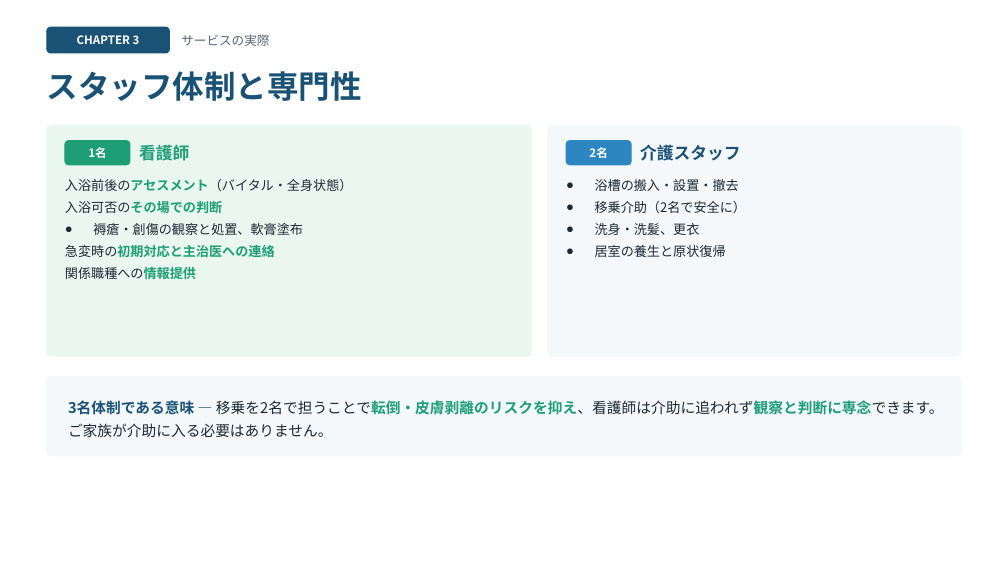
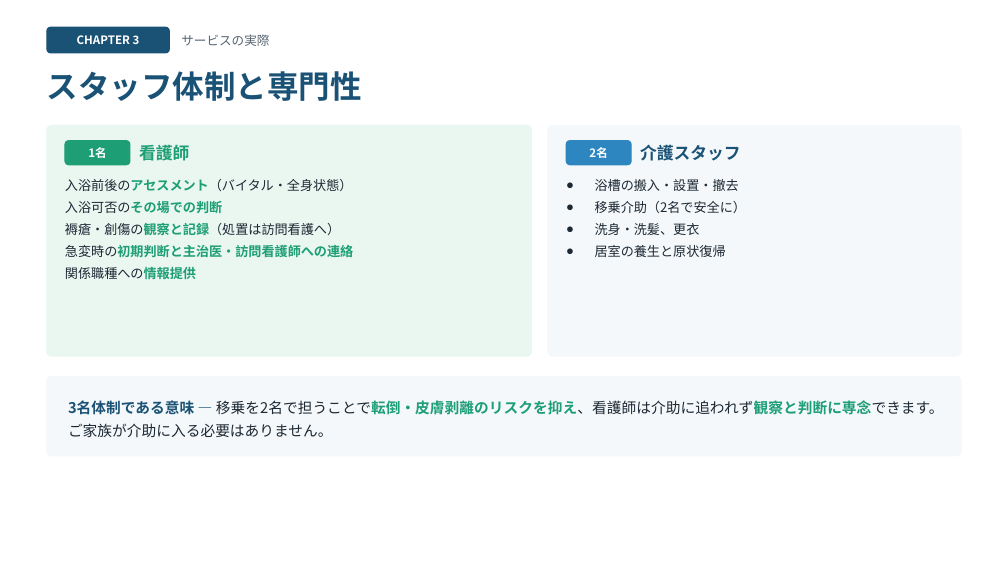
Before and after one commit to 1w0wakmsw0w-ctrl/houmonnyuyoku, a slide deck: slide 7 of houmon-nyuyoku-slides.pptx. Drawn at 1008x567 pixels with LibreOffice and Linux fonts; fonts in the diff are those of the drawing. Boxes give left, top, right and bottom in pixels: in the first picture for what was removed or moved away, otherwise in the second. Text is boxed around its words. In the diff, an @@ line names an element or a change of style, - is before the commit and + after.

```diff
--- a/houmon-nyuyoku-slides.pptx
+++ b/houmon-nyuyoku-slides.pptx
@@ text at [65,223,353,258]: text changed; text colour #1C2833 to #1D9E75; bold on @@
-● 褥瘡・創傷の観察と処置、軟膏塗布
-● 急変時の初期対応と主治医への連絡
+● 褥瘡・創傷の観察と記録（処置は訪問看護へ）
+● 急変時の初期判断と主治医・訪問看護師への連絡
```
Also in this commit, not shown: 4 other slides changed, 2 slides added, 3 other files.
